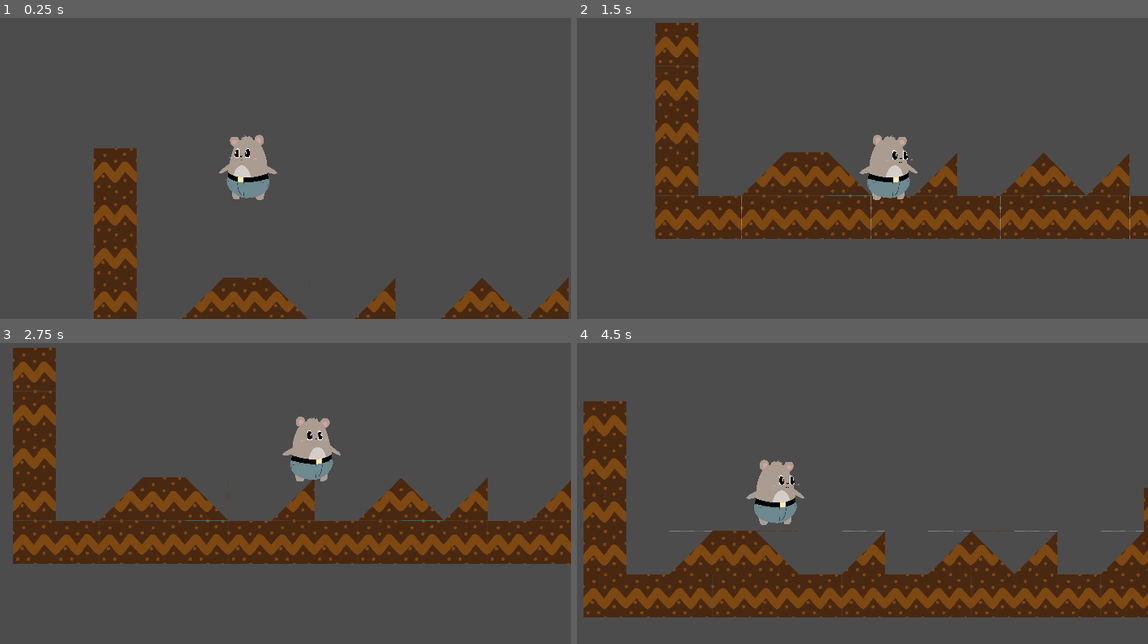
Above: before the commit, frames 1-4 (two rows, left to right).
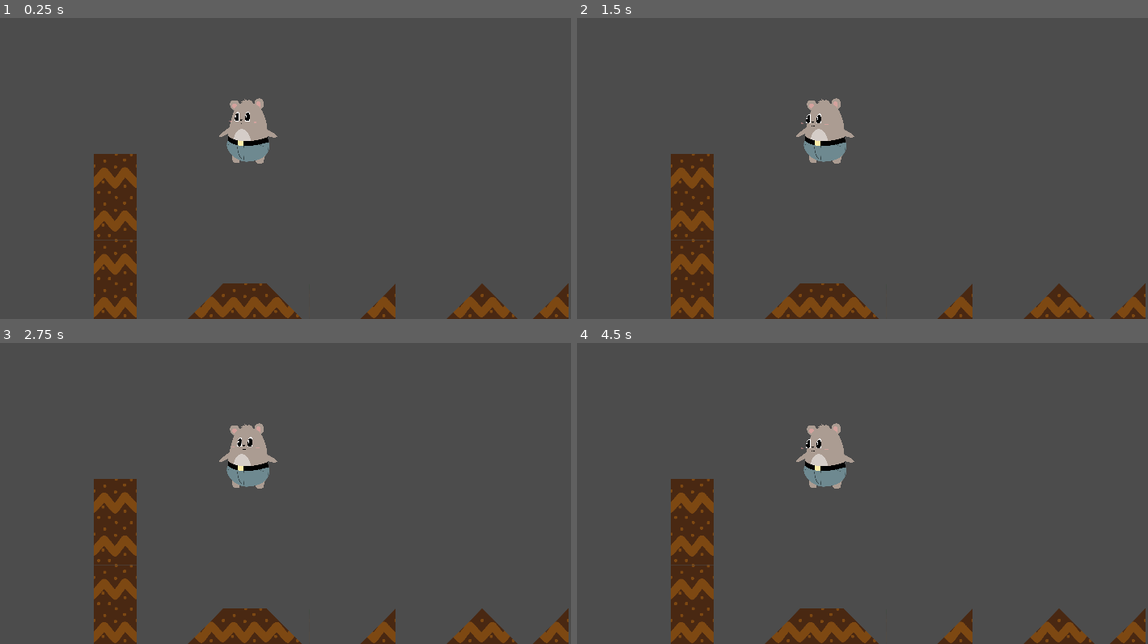
Above: after the commit, the same moments.

Repository: arnaudcoj/buttbutt_adventures
Game: Godot game, scene res://scenes/debug_level.tscn
Two runs of this game, one before a commit and one after it. Both use one fixed random seed, a clock stepped at 60 frames per second and the inputs below.
Inputs:
- Up to frame 1 (0.25 s): no input
- Up to frame 2 (1.5 s): hold Right (ui_right) 0.53-1.28 s; hold Down (ui_down) from 1.28 s (still down)
- Up to frame 3 (2.75 s): release Down (ui_down) at 2.03 s; hold Right (ui_right) from 2.03 s (still down)
- Up to frame 4 (4.5 s): release Right (ui_right) at 2.78 s; hold Up (ui_up) 2.78-3.53 s; hold Left (ui_left) from 3.53 s (still down)

The runs differ from the first frame. In frame 1, 5.9% of the frame differs, in the area x 16-100%, y 26-100%; in frame 2, 28%; in frame 3, 30%, in the area x 2-100%, y 1-100%; in frame 4, 30%.
Error after the commit: Parse Error: Enumeration "Control" shadows a native class. (res://scripts/character_controler.gd:6)

Commit message:
add left_control and right_control mechanics

Diff:
--- a/sources/project.godot
+++ b/sources/project.godot
@@ -27,6 +27,13 @@
 
 singletons=[  ]
 
+[input]
+
+left_action=[ Object(InputEventKey,"resource_local_to_scene":false,"resource_name":"","device":0,"alt":false,"shift":false,"control":false,"meta":false,"command":false,"pressed":false,"scancode":16777231,"unicode":0,"echo":false,"script":null)
+ ]
+right_action=[ Object(InputEventKey,"resource_local_to_scene":false,"resource_name":"","device":0,"alt":false,"shift":false,"control":false,"meta":false,"command":false,"pressed":false,"scancode":16777233,"unicode":0,"echo":false,"script":null)
+ ]
+
 [rendering]
 
 environment/default_environment="res://default_env.tres"
--- a/sources/scenes/buttbutt.tscn
+++ b/sources/scenes/buttbutt.tscn
@@ -78,6 +78,7 @@
 
 [node name="raycast" type="RayCast2D" parent="."]
 
+visible = false
 position = Vector2( 0, 65 )
 enabled = true
 exclude_parent = true
--- a/sources/scripts/buttbutt_fsm/buttbutt_falling.gd
+++ b/sources/scripts/buttbutt_fsm/buttbutt_falling.gd
@@ -14,7 +14,7 @@
 func change_state():
 	if fsm.body.test_move(fsm.body.transform, Vector2(0,1)):
 		fsm.change_state(get_node(idle_state_path))
-	elif Input.is_action_pressed("ui_up"):
+	elif fsm.is_control_pressed(fsm.Control.Up): #TODO control jump
 		fsm.change_state(get_node(jumping_state_path))
 
 func on_enter():
@@ -24,11 +24,14 @@
 func update(delta):
 	var direction = Vector2(0,0)
 
-	if Input.is_action_pressed("ui_left"):
+	if fsm.is_control_pressed(fsm.Control.Left):
 		direction.x -= 1
-	if Input.is_action_pressed("ui_right"):
+	if fsm.is_control_pressed(fsm.Control.Right):
 		direction.x += 1
 
+	fsm.body.move_and_slide(direction.normalized() * speed)
+
+	direction.x = 0
 	direction.y = 1
 
 	fsm.body.move_and_slide(direction.normalized() * speed)
--- a/sources/scripts/buttbutt_fsm/buttbutt_idle.gd
+++ b/sources/scripts/buttbutt_fsm/buttbutt_idle.gd
@@ -13,9 +13,9 @@
 func change_state():
 	if not fsm.body.on_ground():
 		fsm.change_state(get_node(falling_state_path))
-	elif Input.is_action_pressed("ui_up") :
+	elif fsm.is_control_pressed(fsm.Control.Up) :
 		fsm.change_state(get_node(jumping_state_path))
-	elif Input.is_action_pressed("ui_left") or Input.is_action_pressed("ui_right") :
+	elif fsm.is_control_pressed(fsm.Control.Left) or fsm.is_control_pressed(fsm.Control.Right) :
 		fsm.change_state(get_node(walk_state_path))
 
 func on_enter():
--- a/sources/scripts/buttbutt_fsm/buttbutt_jumping.gd
+++ b/sources/scripts/buttbutt_fsm/buttbutt_jumping.gd
@@ -12,7 +12,7 @@
 	fsm = get_node(fsm_path)
 
 func change_state():
-	if not Input.is_action_pressed("ui_up"):
+	if not fsm.is_control_pressed(fsm.Control.Up): #TODO control jump
 		fsm.change_state(get_node(falling_state_path))
 	elif fsm.body.on_ground():
 		fsm.change_state(get_node(idle_state_path))
@@ -24,15 +24,17 @@
 func update(delta):
 	var direction = Vector2(0,0)
 
-	if Input.is_action_pressed("ui_left"):
+	if fsm.is_control_pressed(fsm.Control.Left):
 		direction.x -= 1
-	if Input.is_action_pressed("ui_right"):
+	if fsm.is_control_pressed(fsm.Control.Right):
 		direction.x += 1
 
-	if Input.is_action_pressed("ui_up"):
+	fsm.body.move_and_slide(direction.normalized() * speed)
+
+	if fsm.is_control_pressed(fsm.Control.Up):
+		direction.x = 0
 		direction.y = -1.5
-
-	fsm.body.move_and_slide(direction.normalized() * speed)
+		fsm.body.move_and_slide(direction.normalized() * speed)
 
 func on_leave():
 	#print("leave jumping")
--- a/sources/scripts/buttbutt_fsm/buttbutt_walk.gd
+++ b/sources/scripts/buttbutt_fsm/buttbutt_walk.gd
@@ -22,16 +22,18 @@
 
 	var direction = fsm.body.current_direction
 
-	if Input.is_action_pressed("ui_right"):
+	if fsm.is_control_pressed(fsm.Control.Right):
 		fsm.body.flip(true)
 		direction.x *= -1
 		direction.y *= 1
 		current_speed = min((current_speed * 1.1), max_speed)
-	elif Input.is_action_pressed("ui_left"):
+	elif fsm.is_control_pressed(fsm.Control.Left):
 		fsm.body.flip(false)
 		direction.x *= 1
 		direction.y *= -1
 		current_speed = min((current_speed * 1.1), max_speed)
+	else:
+		return
 
 	fsm.body.move_and_slide(direction.normalized() * current_speed, Vector2(0,-1))
 
@@ -41,9 +43,9 @@
 func change_state():
 	if not fsm.body.on_ground():
 		fsm.change_state(get_node(falling_state_path))
-	elif Input.is_action_pressed("ui_up") :
+	elif fsm.is_control_pressed(fsm.Control.Up): #TODO Jump
 		fsm.change_state(get_node(jumping_state_path))
-	elif not Input.is_action_pressed("ui_left") and not Input.is_action_pressed("ui_right"):
+	elif not fsm.is_control_pressed(fsm.Control.Left) and not fsm.is_control_pressed(fsm.Control.Right):
 		fsm.change_state(get_node(idle_state_path))
 
 func on_enter():
--- a/sources/scripts/character_controler.gd
+++ b/sources/scripts/character_controler.gd
@@ -2,6 +2,10 @@
 
 export (NodePath) var target
 var body
+
+enum Control {Left, Right, Up, Down}
+var left_control = Control.Left
+var right_control = Control.Right
 
 export (NodePath) var init_state_path
 var current_state
@@ -19,3 +23,6 @@
 		current_state.on_leave()
 		current_state = new_state
 		current_state.on_enter()
+
+func is_control_pressed(control):
+	return left_control == control and Input.is_action_pressed("left_action") or right_control == control and Input.is_action_pressed("right_action")
Not shown, changed: sources/assets/sprites/level/debug/license.txt
Not shown, changed: .gitignore
Not shown, changed: LICENSE
Not shown, changed: README.md
